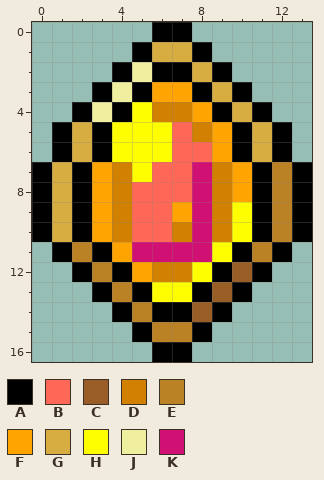
Two versions of one pixel-art file, packages/client/src/assets/ui{m}/card-rarity-legendary.aseprite. The first picture shows the starting point.
14x17 pixels, 1 frame.
Palette (. is transparent): A #000000  B #ff6757  C #985e25  D #d18000  E #bb8225  F #ffa400  G #d7ad42  H #fffe00  J #efef9f  K #d01072
Pixels before, first column x 0:
 0 ......AA......
 1 .....AGGA.....
 2 ....AJAAGA....
 3 ...AJAFFAGA...
 4 ..AJAHDDFAGA..
 5 .AGAHHHBDFAGA.
 6 .AGAHHHBBFAGA.
 7 AGAFDHBBKDFAEA
 8 AGAFDBBBKDFAEA
 9 AGAFDBBFKDHAEA
10 AGAFDBBDKDHAEA
11 .AEAFKKKKHAEA.
12 ..AEAFDDHACA..
13 ...AEAHHACA...
14 ....AEAACA....
15 .....AEEA.....
16 ......AA......
Once edited:
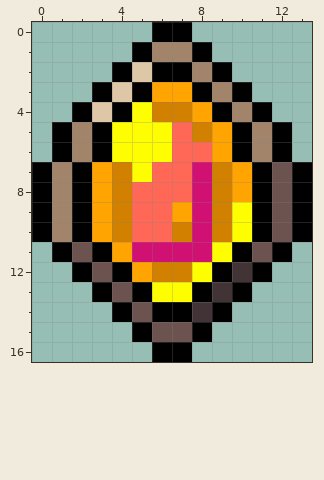
Changes in this commit:
Colour C changes from #985e25 to #423337.
Colour E changes from #bb8225 to #6c534f.
Colour G changes from #d7ad42 to #a2846b.
Colour J changes from #efef9f to #dec7a6.
Boxes around the changes in both pictures, in picture pixels (x1, y1, x2, y2):
changed: (52, 42, 292, 342)
